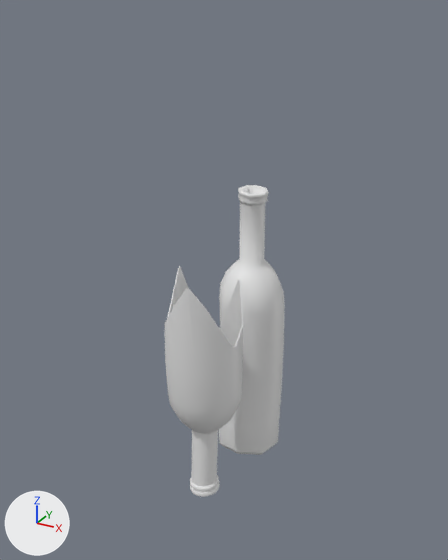
The FBX model BurdenOfChoices_Project/Assets/_BurdenOfChoices_Root/3D/Models/Props/Interactables/SM_Botellas.fbx as it was, and as the next commit left it.
One viewpoint serves both versions: a 50 mm lens placed at (0.183, -0.329, 0.334), pointed at (-0.005, 0.012, 0.164). Every picture has the same lights, and +X, +Y and +Z are marked at lower left. The first picture is the older version. Where no turn or scale is listed for an object, it has been applied to the vertices.

Objects in the first picture: 'BOTELLA', 'BOTELLA ROTA'.
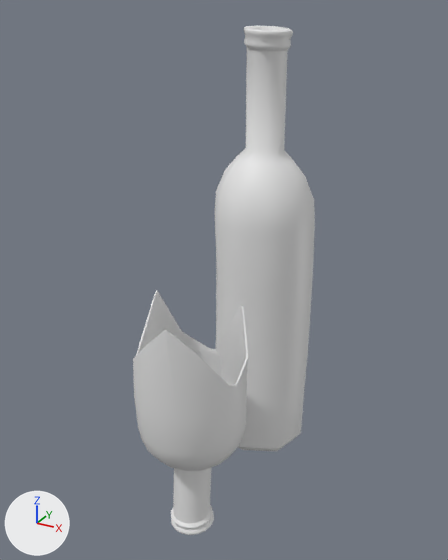
What differs and where, as boxes [x1, y1, x2, y2] in the pictures (448 x 560 px):
'BOTELLA', moved, rescaled (51% wider, 58% taller): before [219, 185, 285, 455]; after [215, 25, 315, 451]
'BOTELLA ROTA', moved, rescaled (47% wider, 6% taller): before [165, 266, 243, 497]; after [133, 290, 248, 535]

Patch to the scene script:
```diff
--- a/BurdenOfChoices_Project/Assets/_BurdenOfChoices_Root/3D/Models/Props/Interactables/SM_Botellas.fbx.py
+++ b/BurdenOfChoices_Project/Assets/_BurdenOfChoices_Root/3D/Models/Props/Interactables/SM_Botellas.fbx.py
@@ me_cylinder_002 @@
 # used by ob_botella; location = (0.0, 0.0455, 0.0648)
-me_cylinder_002.from_pydata(...)  # 240 vertices, 248 faces; spans x -0.025..0.025, y -0.029..0.03, z -0.061..0.156
+me_cylinder_002.from_pydata(...)  # 240 vertices, 248 faces; spans x -0.037..0.037, y -0.043..0.045, z -0.091..0.232
+# me_cylinder_002 part 1: the whole mesh is scaled about the mesh origin by 1.49
@@ me_cylinder_011 @@
 # used by ob_botella_rota; location = (0.0004, -0.0247, 0.0445)
-me_cylinder_011.from_pydata(...)  # 504 vertices, 463 faces; spans x -0.025..0.025, y -0.027..0.029, z -0.03..0.14
+me_cylinder_011.from_pydata(...)  # 504 vertices, 463 faces; spans x -0.036..0.035, y -0.039..0.042, z -0.03..0.14
+# me_cylinder_011 part 2: the whole mesh is scaled about its middle by (1.42, 1.42, 1.01)
@@ ob_botella @@
 ob_botella = bpy.data.objects.new('BOTELLA', me_cylinder_002)
-ob_botella.location = (0.0, 0.0455, 0.0648)
+ob_botella.location = (-0.0001, 0.0628, 0.0908)
@@ ob_botella_rota @@
 ob_botella_rota = bpy.data.objects.new('BOTELLA ROTA', me_cylinder_011)
-ob_botella_rota.location = (0.0004, -0.0247, 0.0445)
+ob_botella_rota.location = (0.0005, -0.042, 0.0292)
```
